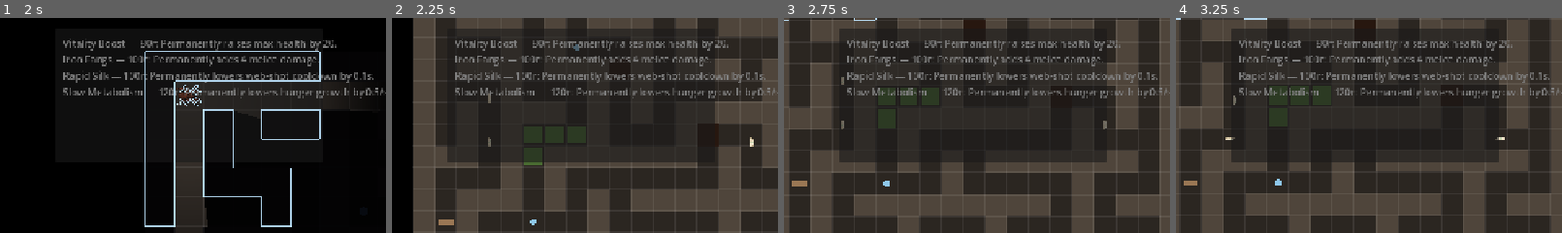
Above: before the commit, frames 1-4 (left to right).
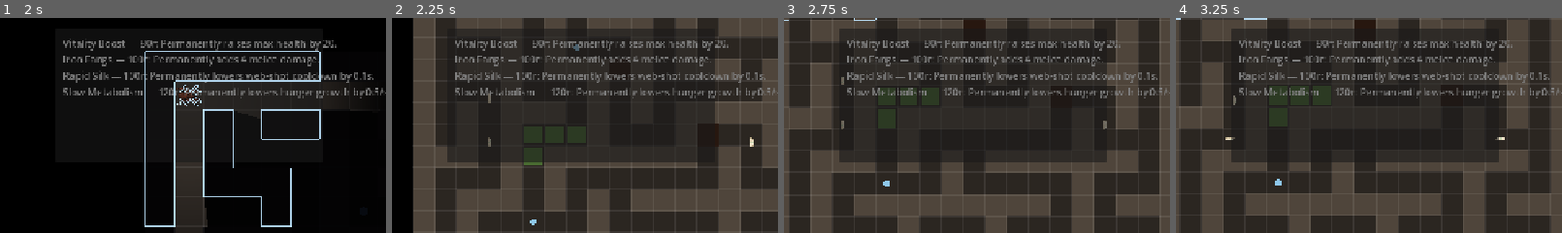
Above: after the commit, the same moments.

Repository: ehix/burrow
Game: Godot game, scene res://world/world.tscn
The game is run twice, just before and just after one commit, with the same random seed, the same clock (stepped at 60 frames per second) and the same inputs.
Inputs (mouse positions are % of the whole screen's width and height, from its top left):
- Up to frame 1 (2 s): tap Enter at 0.5 s; move the mouse to (45, 70) at 0.52 s; hold 1 (buy_upgrade_1) 0.53-1.25 s; tap F (melee) at 0.6 s; click (45, 70) at 0.67 s; tap 5 (toggle_shop) at 0.77 s; tap N (sense) at 0.8 s; drag from (80, 65) to (50, 49) at 1.27 s
- Up to frame 2 (2.25 s): move the mouse to (20, 34) at 2.02 s; hold A (move_left) from 2.03 s (still down); hold L (toggle_darkness) from 2.03 s (still down)
- Up to frame 3 (2.75 s): keep holding A (move_left); keep holding L (toggle_darkness); tap F (melee) at 2.3 s
- Up to frame 4 (3.25 s): release A (move_left) at 2.75 s; release L (toggle_darkness) at 2.75 s; drag from (55, 49) to (71, 29) at 2.77 s
The pictures show only the part of the screen within x 25-75%, y 31-81%; the shares and areas given below are measured in that part.

Frame 1 is identical in both runs. In frame 2, 0.1% of the frame differs, in the area x 12-17%, y 93-97%; in frame 3, 0.1%; in frame 4, less than 0.1%.

Commit message:
Remove Earthworm entirely -- Centipede replaces it
Co-Authored-By: Claude Sonnet 5 <noreply@anthropic.com>

Diff:
--- a/entities/earthworm/earthworm.gd
+++ /dev/null
@@ -1,88 +0,0 @@
-class_name Earthworm
-extends StaticBody2D
-## Hazard/obstacle creature (design §6): highly durable, inedible, blocks a
-## corridor tile like a wall until melee'd enough times — on the world
-## collision layer, so it blocks spiders via their existing test_move checks
-## with zero changes to Player/Enemy's own collision masks (same approach as
-## Blockade). A landed melee hit doesn't kill it — it flips to RETREATING and
-## burrows toward the nearest map-boundary tile, then despawns there.
-## "Burrows out of map bounds" is flavour for "despawns at the edge, freeing
-## the corridor": it never actually steps outside the maze grid, so the
-## outer-boundary guardrail is never at stake here. Instanced by
-## Level._seed_earthworms(); `take_hit()` is called from Player._melee only
-## (not Enemy — Enemy's own melee only ever targets the player directly, it
-## has no "hit whatever's in front" sweep to extend). Placeholder visual: a
-## drawn worm silhouette, no art asset yet.
-
-enum State { BLOCKING, RETREATING }
-
-@export var hits_to_flee: int = 4
-@export var retreat_speed: float = 60.0
-
-var state: State = State.BLOCKING
-
-var _hits := 0
-var _level: Node
-var _retreat_dir := Vector2.ZERO
-
-
-func _ready() -> void:
-	add_to_group("earthworms")
-
-
-func _draw() -> void:
-	draw_rect(Rect2(Vector2(-16, -6), Vector2(32, 12)), Color(0.65, 0.5, 0.35, 0.9))
-
-
-func bind_level(level: Node) -> void:
-	_level = level
-
-
-## Called by a landed melee/web hit. Does not use HealthComponent — an
-## earthworm can't be killed, only driven off.
-func take_hit() -> void:
-	if state == State.RETREATING:
-		return
-	_hits += 1
-	if _hits >= hits_to_flee:
-		_begin_retreat()
-
-
-func _begin_retreat() -> void:
-	state = State.RETREATING
-	_retreat_dir = _direction_to_nearest_boundary()
-
-
-func _physics_process(delta: float) -> void:
-	if state != State.RETREATING or _level == null:
-		return
-	global_position += _retreat_dir * retreat_speed * delta
-	if _is_at_boundary():
-		queue_free()
-
-
-func _direction_to_nearest_boundary() -> Vector2:
-	if _level == null or not _level.has_method("map_pixel_size"):
-		return Vector2.RIGHT
-	var size: Vector2 = _level.map_pixel_size()
-	var candidates := {
-		Vector2.LEFT: global_position.x,
-		Vector2.RIGHT: size.x - global_position.x,
-		Vector2.UP: global_position.y,
-		Vector2.DOWN: size.y - global_position.y,
-	}
-	var best_dir := Vector2.RIGHT
-	var best_dist := INF
-	for dir in candidates:
-		if candidates[dir] < best_dist:
-			best_dist = candidates[dir]
-			best_dir = dir
-	return best_dir
-
-
-func _is_at_boundary() -> bool:
-	if _level == null or not _level.has_method("map_pixel_size"):
-		return false
-	var size: Vector2 = _level.map_pixel_size()
-	return global_position.x <= 0.0 or global_position.y <= 0.0 \
-		or global_position.x >= size.x or global_position.y >= size.y
--- a/entities/earthworm/earthworm.tscn
+++ /dev/null
@@ -1,14 +0,0 @@
-[gd_scene load_steps=2 format=3]
-
-[ext_resource type="Script" path="res://entities/earthworm/earthworm.gd" id="1_worm"]
-
-[sub_resource type="CircleShape2D" id="CircleShape2D_worm"]
-radius = 14.0
-
-[node name="Earthworm" type="StaticBody2D"]
-collision_layer = 1
-collision_mask = 0
-script = ExtResource("1_worm")
-
-[node name="CollisionShape2D" type="CollisionShape2D" parent="."]
-shape = SubResource("CircleShape2D_worm")
--- a/entities/larva/larva.gd
+++ b/entities/larva/larva.gd
@@ -29,7 +29,7 @@
 		_base_sprite_scale = _sprite.scale
 
 
-## Called by Level right after instancing, mirroring Player/Enemy/Earthworm's
+## Called by Level right after instancing, mirroring Player/Enemy/Centipede's
 ## own bind_level() — lets the larva's blocking check resolve pit/water
 ## hazards without the maze data being handed to it directly.
 func bind_level(level: Level) -> void:
--- a/entities/player/player.gd
+++ b/entities/player/player.gd
@@ -371,14 +371,6 @@
 		centipede.take_hit()
 		HungerComponent.charge_all(get_tree(), melee_hunger_cost)
 		return
-	for node in get_tree().get_nodes_in_group("earthworms"):
-		var worm := node as Node2D
-		if worm == null or worm.global_position.distance_to(target) > melee_range:
-			continue
-		if worm.has_method("take_hit"):
-			worm.take_hit()
-		HungerComponent.charge_all(get_tree(), melee_hunger_cost)
-		return
 
 
 ## A step landed on a larva's tile — give a tiny visual shunt (juice only).
--- a/resources/prey_type.gd
+++ b/resources/prey_type.gd
@@ -9,7 +9,7 @@
 @export var display_name: String = "Larva"
 ## Hunger removed via HungerComponent.satiate() on consumption.
 @export var hunger_value: float = 40.0
-## False marks a hazard/obstacle creature (Earthworm) that cannot be eaten at
+## False marks a hazard/obstacle creature (Centipede) that cannot be eaten at
 ## all — melee/web interactions with it never call satiate().
 @export var edible: bool = true
 ## Status effect applied to the eater via its StatusEffectComponent on
--- a/tests/test_earthworm.gd
+++ /dev/null
@@ -1,66 +0,0 @@
-extends GutTest
-## Earthworm (design §6): a durable, inedible obstacle that blocks a corridor
-## like a wall until melee'd enough times, then burrows toward the nearest
-## map-boundary side and despawns there.
-
-const EarthwormScene := preload("res://entities/earthworm/earthworm.tscn")
-
-
-func _make_worm() -> Earthworm:
-	var worm: Earthworm = EarthwormScene.instantiate()
-	add_child_autofree(worm)
-	return worm
-
-
-func test_joins_the_earthworms_group() -> void:
-	var worm := _make_worm()
-	assert_true(worm.is_in_group("earthworms"))
-
-
-func test_is_on_the_world_collision_layer_so_it_blocks_like_a_wall() -> void:
-	var worm := _make_worm()
-	assert_eq(worm.collision_layer, 1)
-
-
-func test_take_hit_below_threshold_stays_blocking() -> void:
-	var worm := _make_worm()
-	worm.hits_to_flee = 4
-	worm.take_hit()
-	worm.take_hit()
-	worm.take_hit()
-	assert_eq(worm.state, Earthworm.State.BLOCKING)
-
-
-func test_take_hit_at_threshold_begins_retreating() -> void:
-	var worm := _make_worm()
-	worm.hits_to_flee = 4
-	for i in 4:
-		worm.take_hit()
-	assert_eq(worm.state, Earthworm.State.RETREATING)
-
-
-func test_further_hits_while_retreating_are_a_noop() -> void:
-	var worm := _make_worm()
-	worm.hits_to_flee = 2
-	worm.take_hit()
-	worm.take_hit() # now retreating
-	worm.take_hit() # must not error or re-trigger anything
-	assert_eq(worm.state, Earthworm.State.RETREATING)
-
-
-func test_retreating_worm_moves_and_eventually_despawns() -> void:
-	var level: Level = preload("res://world/level.tscn").instantiate()
-	add_child_autofree(level)
-	level.build()
-
-	var worm := _make_worm()
-	worm.bind_level(level)
-	worm.global_position = Vector2(20, 20) # very close to the top-left edge
-	worm.retreat_speed = 1000.0 # fast, so the test doesn't need many ticks
-	worm.hits_to_flee = 1
-	worm.take_hit() # begins retreating
-
-	for i in 20:
-		worm._physics_process(0.05)
-
-	assert_true(worm.is_queued_for_deletion(), "reaches the boundary and despawns")
--- a/tests/test_level_sense_and_pits.gd
+++ b/tests/test_level_sense_and_pits.gd
@@ -114,17 +114,6 @@
 	assert_false(level._sense_point_highlights.has(pickup))
 
 
-func test_set_sense_outline_boxes_a_nearby_earthworm() -> void:
-	var level := _make_level()
-	var worm: Earthworm = preload("res://entities/earthworm/earthworm.tscn").instantiate()
-	level.add_child(worm)
-	worm.global_position = level.player.global_position
-
-	level.set_sense_outline(true, 50.0)
-
-	assert_true(level._sense_point_highlights.has(worm))
-
-
 func test_set_sense_outline_outlines_a_nearby_trap() -> void:
 	var level := _make_level()
 	var trap: WebTrap = preload("res://entities/web/web_trap.tscn").instantiate()
--- a/tests/test_level_world_seeding.gd
+++ b/tests/test_level_world_seeding.gd
@@ -1,6 +1,9 @@
 extends GutTest
-## Level's world-item and earthworm seeding (design §5, §6): placed on
-## random open, non-spawn tiles each build.
+## Level's world-item seeding (design §5): placed on random open, non-spawn
+## tiles each build. Centipede seeding has its own dedicated test file,
+## tests/test_level_centipede_seeding.gd, since its placement algorithm
+## (a connected chain, not a single random cell) is meaningfully different
+## from a plain item drop.
 
 
 func _make_level() -> Level:
@@ -9,17 +12,6 @@
 	level.build()
 	return level
 
-
-func test_seeds_earthworms_away_from_both_spawns() -> void:
-	var level := _make_level()
-	var player_tile := level.tile_of(level.player.global_position)
-	var enemy_tile := level.tile_of(level.enemy.global_position)
-	var worms := level.get_tree().get_nodes_in_group("earthworms")
-	assert_eq(worms.size(), Level.EARTHWORM_COUNT)
-	for worm in worms:
-		var tile: Vector2i = level.tile_of((worm as Node2D).global_position)
-		assert_ne(tile, player_tile)
-		assert_ne(tile, enemy_tile)
 
 
 func test_seeds_the_expected_number_of_world_items() -> void:
--- a/world/level.gd
+++ b/world/level.gd
@@ -22,15 +22,12 @@
 ## World items seeded per depth (design §5): a mix of Fungus Poison/Sense,
 ## Seed Pod, and Lure pickups — all picked up the same way now.
 const ITEM_SPAWN_COUNT := 3
-## Earthworm obstacles seeded per depth (design §6).
-const EARTHWORM_COUNT := 1
 const CENTIPEDE_COUNT := 1
 const CentipedeScene := preload("res://entities/centipede/centipede.tscn")
 
 const PlayerScene := preload("res://entities/player/player.tscn")
 const EnemyScene := preload("res://entities/enemy/enemy.tscn")
 const LarvaScene := preload("res://entities/larva/larva.tscn")
-const EarthwormScene := preload("res://entities/earthworm/earthworm.tscn")
 const WorldItemPickupScene := preload("res://entities/items/world_item_pickup.tscn")
 
 ## Fog-of-war ambient when darkness is on. White (no darkening) when off.
@@ -39,8 +36,9 @@
 ## spiders/larvae/traps get the real outline shader; walls/pits (no per-tile
 ## sprite to shader-outline — the whole maze is one batched MazeRenderer
 ## draw) get a hand-drawn boundary trace in the same colour; items/
-## earthworms (placeholder `_draw()`-only visuals, no sprite either) get a
-## hand-drawn box outline in the same colour. One visual language, not three.
+## Centipede segments (placeholder `_draw()`-only visuals, no sprite either)
+## get a hand-drawn box outline in the same colour. One visual language, not
+## three.
 const SENSE_OUTLINE_COLOR := Color(0.75, 0.9, 1.0, 0.9)
 
 ## Ceiling/plane mechanics rework: body_alpha for whichever of Player/Enemy
@@ -87,9 +85,10 @@
 				draw_line(centre + Vector2(half, -half), centre + Vector2(half, half), line_color, 2.0)
 
 
-## Sense's point-entity outline (items, earthworms — placeholder `_draw()`-
-## only visuals with no sprite for the shader technique): a simple box
-## stroke, parented directly to the sensed entity so it moves for free.
+## Sense's point-entity outline (items, Centipede segments — placeholder
+## `_draw()`-only visuals with no sprite for the shader technique): a
+## simple box stroke, parented directly to the sensed entity so it moves
+## for free.
 class SensePointOutline:
 	extends Node2D
 
@@ -159,8 +158,8 @@
 ## true, so entry/exit toggles the refcounted OutlineFx on/off exactly once
 ## each, not every frame.
 var _sense_outlined: Dictionary = {}
-## Point entity (item/earthworm) currently highlighted via Sense -> its
-## highlight node (a child of the entity itself, so it moves for free).
+## Point entity (item/Centipede segment) currently highlighted via Sense ->
+## its highlight node (a child of the entity itself, so it moves for free).
 var _sense_point_highlights: Dictionary = {}
 ## Single shared node that draws the wall/pit boundary trace — lazily
 ## created, redrawn from scratch each frame while Sense is active rather
@@ -189,7 +188,6 @@
 	_spawn_entities()
 	_seed_natural_pits()
 	_seed_world_items()
-	_seed_earthworms()
 	_seed_centipedes()
 	apply_darkness()
 	_hazard_director = HazardDirector.new()
@@ -252,8 +250,8 @@
 
 ## SenseSkill's outline cue (design round 2): "sensed", not "seen" — every
 ## spider/larva/trap within `radius` of the player gets the shared outline
-## shader; wall/pit tiles get a hand-drawn boundary trace; item/earthworm
-## placeholders get a hand-drawn box outline. Everything Sense reveals reads
+## shader; wall/pit tiles get a hand-drawn boundary trace; item/Centipede-
+## segment placeholders get a hand-drawn box outline. Everything Sense reveals reads
 ## as an outline, not a lit-up patch — no more light-through-walls (the old
 ## set_sense_active()). Continuous while active: _process() re-syncs every
 ## frame as the player moves, so entering/leaving the radius toggles the
@@ -333,13 +331,13 @@
 ## each placeholder's own `_draw()` shape.
 const SENSE_POINT_HALF_SIZE := {
 	"world_items": Vector2(9, 9),
-	"earthworms": Vector2(18, 8),
 	"centipede_segments": Vector2(20, 20),
 }
 
 
-## World items and earthworms are placeholder `_draw()`-only visuals (no
-## sprite/texture for the shader technique) — they get a hand-drawn box
+## World items and Centipede segments are placeholder `_draw()`-only
+## visuals (no sprite/texture for the shader technique) — they get a
+## hand-drawn box
 ## outline instead, parented under the un-darkened _sense_layer (not the
 ## entity itself, which lives in the normal, darkened tree) and re-synced
 ## to the entity's position every frame while it stays in range.
@@ -792,25 +790,6 @@
 	pickup.item = item
 	_entities.add_child(pickup)
 	pickup.global_position = world_pos
-
-
-## Seed a handful of Earthworm obstacles (design §6) across random open,
-## non-spawn tiles.
-func _seed_earthworms() -> void:
-	var reserved := {tile_of(player.global_position): true, tile_of(enemy.global_position): true}
-	var cells := maze.open_cells()
-	cells.shuffle()
-	var placed := 0
-	for cell in cells:
-		if placed >= EARTHWORM_COUNT:
-			break
-		if reserved.has(cell):
-			continue
-		var worm := EarthwormScene.instantiate()
-		worm.global_position = _tile_centre(cell.x, cell.y)
-		worm.bind_level(self)
-		_entities.add_child(worm)
-		placed += 1
 
 
 ## Seed a Centipede obstacle (sub-project H): a connected, in-bounds,
Not shown, removed: entities/earthworm/earthworm.gd.uid
Not shown, removed: tests/test_earthworm.gd.uid
